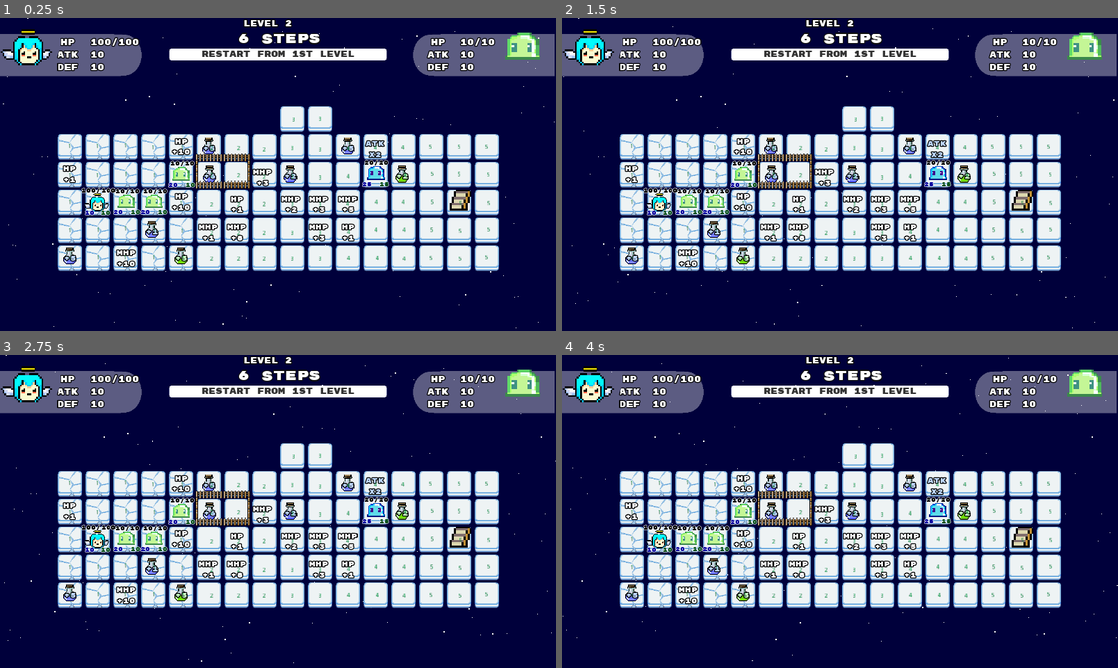
Above: before the commit, frames 1-4 (two rows, left to right).
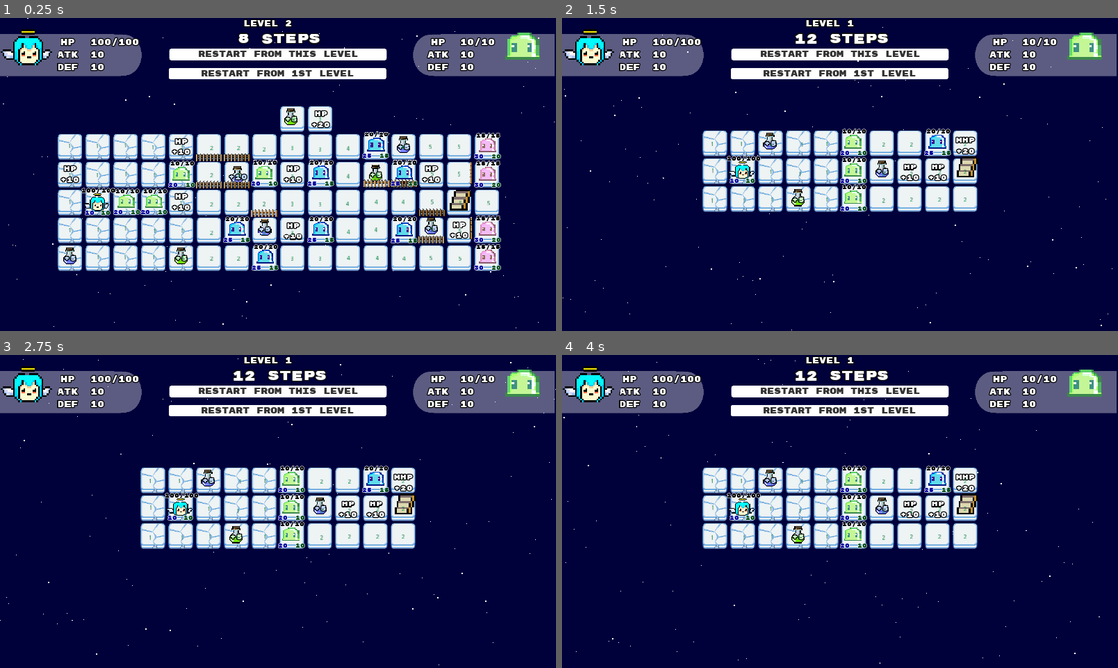
Above: after the commit, the same moments.

Repository: cle-cle-cle/Skys_the_Limit
Game: Godot game, scene res://game/code_source/levels/Level_1.tscn
Two runs of this game, one before a commit and one after it. Both use one fixed random seed, a clock stepped at 60 frames per second and the inputs below. This scene is started directly instead of the project's main scene.
Inputs (mouse positions are in pixels of both pictures, inside the frame that each line leads up to):
- Up to frame 1 (0.25 s): no input
- Up to frame 2 (1.5 s): click "Restart From 1st Level" at 0.5 s; click (840, 55) at 1.25 s, where only the run after the commit has a clickable "Restart From This Level"
- Up to frame 3 (2.75 s): click "Restart From 1st Level" at 2 s
- Up to frame 4 (4 s): click "Restart From 1st Level" at 2.75 s; click (840, 392) at 3.5 s, where only the run after the commit has a clickable "Restart From This Level"

The runs differ from the first frame. In frame 1, 7.1% of the frame differs, in the area x 10-91%, y 4-81%; in frame 2, 29%, in the area x 0-100%, y 0-100%; in frame 3, 29%; in frame 4, 29%.

Commit message:
level 1
更改
level 1 加进去了（除了围栏还不能用，宝箱/金币没做）
两个重开键可以用了，restart from this level会保存你在这局开始的数值

剩下的都是外观上的修改
改了背景
画了围栏的贴图，但是还没做出实际效果。
把atk和def暂时改成了药水。跟之前说的有区别，因为我后来想到大多数游戏好像食物都是hp，加攻防的会用宝石药水符文一类的。这个应该还会改，方案写在doc里了。

Diff:
--- a/game/code_source/UI.gd
+++ b/game/code_source/UI.gd
@@ -2,6 +2,29 @@
 
 
 onready var enemy_stats = $EnemyStats
+onready var restart_level_button = $RestartLevelButton
+onready var restart_game_button = $RestartGameButton
+
+
+# Save player stats from last level
+var saved_health = 100
+var saved_max_health = 100
+var saved_attack = 10
+var saved_defense = 10
+
+
+func _ready():
+	# save player stats in the begining of the game
+	save_player_stats()
+
+
+func save_player_stats():
+	# save player stats in the begining of the level, so we can revert back to this stat when restart level
+	saved_health = PlayerStats.health
+	saved_max_health = PlayerStats.max_health
+	saved_attack = PlayerStats.attack
+	saved_defense = PlayerStats.defense
+
 
 
 func update_enemy_stats_box(enemy):
@@ -9,3 +32,24 @@
 	$EnemyStats/EnemyStatsHBox/EnemyStatsVBox/HP.text = String(enemy.health) + "/" + String(enemy.max_health)
 	$EnemyStats/EnemyStatsHBox/EnemyStatsVBox/ATK.text = String(enemy.attack)
 	$EnemyStats/EnemyStatsHBox/EnemyStatsVBox/DEF.text = String(enemy.defense)
+
+
+func _on_RestartLevelButton_pressed():
+	# Reset All Player Stats to Saved Stats
+	PlayerStats.health = saved_health
+	PlayerStats.max_health = saved_max_health
+	PlayerStats.attack = saved_attack
+	PlayerStats.defense = saved_defense
+
+	get_tree().reload_current_scene()
+
+
+
+func _on_RestartGameButton_pressed():
+	# Reset All Player Stats
+	PlayerStats.health = 100
+	PlayerStats.max_health = 100
+	PlayerStats.attack = 10
+	PlayerStats.defense = 10
+
+	get_tree().change_scene("res://game/code_source/levels/Level_0.tscn")
--- a/game/code_source/UI.tscn
+++ b/game/code_source/UI.tscn
@@ -143,7 +143,6 @@
 
 [node name="RestartLevelButton" type="Button" parent="."]
 pause_mode = 2
-visible = false
 anchor_left = 0.5
 anchor_top = 1.0
 anchor_right = 0.5
@@ -170,10 +169,10 @@
 pause_mode = 2
 anchor_left = 0.5
 anchor_right = 0.5
-margin_left = -250.0
-margin_top = 71.0
-margin_right = 250.0
-margin_bottom = 97.0
+margin_left = -251.0
+margin_top = 115.0
+margin_right = 249.0
+margin_bottom = 141.0
 rect_min_size = Vector2( 500, 20 )
 custom_colors/font_color_disabled = Color( 0.2, 0.2, 0.2, 1 )
 custom_colors/font_color_focus = Color( 0.2, 0.2, 0.2, 1 )
@@ -191,10 +190,10 @@
 [node name="GameOverLabel" type="Label" parent="."]
 anchor_left = 0.5
 anchor_right = 0.5
-margin_left = -121.0
-margin_top = 104.0
-margin_right = 122.0
-margin_bottom = 144.0
+margin_left = -117.0
+margin_top = 155.0
+margin_right = 126.0
+margin_bottom = 195.0
 custom_colors/font_color = Color( 0.541176, 0.176471, 0.176471, 1 )
 custom_fonts/font = SubResource( 11 )
 text = "Game Over"
@@ -449,3 +448,6 @@
 autoplay = "wiggle"
 anims/RESET = SubResource( 14 )
 anims/wiggle = SubResource( 13 )
+
+[connection signal="pressed" from="RestartLevelButton" to="." method="_on_RestartLevelButton_pressed"]
+[connection signal="pressed" from="RestartGameButton" to="." method="_on_RestartGameButton_pressed"]
--- a/game/code_source/level.gd
+++ b/game/code_source/level.gd
@@ -8,7 +8,7 @@
 var remaining_steps = 0
 var steps = [
 	[12, 15], # level 0
-	[6, 4, 5, 2], # level 1
+	[8, 5, 3, 5, 9], # level 1
 	[4, 3, 5, 7, 1], # level 2
 	[], # level 3
 ]
@@ -22,7 +22,7 @@
 onready var ui = $UI
 onready var level_label = $UI/LevelLabel
 onready var turn_label = $UI/TurnLabel
-#onready var restart_level_button = $CanvasLayer/RestartLevelButton
+onready var restart_level_button = $UI/RestartLevelButton
 onready var restart_game_button = $UI/RestartGameButton
 onready var player_stats_h_box = $UI/PlayerStatsHBox
 onready var player_stats_v_box = $UI/PlayerStatsHBox/PlayerStatsVBox
@@ -76,6 +76,7 @@
 	actor.connect("step_consumed", self, "_on_Actor_step_consumed")
 	actor.connect("landed_on_new_pos", grid, "_on_Actor_landed_on_new_pos")
 	grid.connect("entered_stair", self, "_on_Grid_entered_stair")
+
 
 
 	# Fresh Turn
@@ -140,8 +141,8 @@
 		# hide everything in UI
 		level_label.hide()
 		turn_label.hide()
-#		restart_level_button.hide()
-		restart_game_button.hide()
+		ui.restart_level_button.hide()
+		ui.restart_game_button.hide()
 		player_stats_h_box.hide()
 		game_over_label.hide()
 		dialogue_container.hide()
@@ -159,9 +160,12 @@
 		player_stats_v_box.update_labels()
 
 		game_over_label.show()
-#		restart_level_button.show()
-		restart_game_button.show()
+		ui.restart_level_button.show()
+		ui.restart_game_button.show()
 		get_tree().paused = true
+
+
+
 
 
 # Update Level and Steps Labels
@@ -197,28 +201,6 @@
 	else:
 		grid.mark_collapsing_cell(current_turn)
 		remaining_steps = steps[current_level][current_turn]
-
-
-# Restart Level
-func _on_RestartButton_pressed():
-	# Reset All Player Stats
-	PlayerStats.health = 10
-	PlayerStats.max_health = 10
-	PlayerStats.attack = 10
-	PlayerStats.defense = 5
-
-	get_tree().reload_current_scene()
-
-
-# Restart Game
-func _on_RestartGameButton_pressed():
-	# Reset All Player Stats
-	PlayerStats.health = 10
-	PlayerStats.max_health = 10
-	PlayerStats.attack = 10
-	PlayerStats.defense = 5
-
-	get_tree().change_scene("res://game/code_source/levels/Level_0.tscn")
 
 
 
--- a/game/code_source/levels/Level_1.tscn
+++ b/game/code_source/levels/Level_1.tscn
@@ -78,7 +78,7 @@
 tile_set = ExtResource( 12 )
 cell_custom_transform = Transform2D( 1, 0, 0, 1, 0, 0 )
 format = 1
-tile_data = PoolIntArray( 196618, 2, 0, 196619, 2, 0, 262146 …(172 unchanged characters)…  0, 262159, 2, 0, 262160, 2, 0, 262161, 2, 0, 327682, 2, 0, 327683, 2, 0, 327684, …(861 unchanged characters)…
+tile_data = PoolIntArray( 196618, 2, 0, 196619, 2, 0, 262146 …(172 unchanged characters)…  0, 262159, 2, 0, 262160, 2, 0, 262161, 3, 0, 327682, 2, 0, 327683, 2, 0, 327684, …(861 unchanged characters)…
 script = ExtResource( 14 )
 
 [node name="CollapseSpriteContainer" type="Node2D" parent="Grid"]
@@ -92,11 +92,6 @@
 [node name="Actor" parent="Grid" instance=ExtResource( 2 )]
 position = Vector2( 223, 414 )
 
-[node name="BlueSlime" parent="Grid" instance=ExtResource( 11 )]
-position = Vector2( 865, 348 )
-type = 3
-enemy_type = 1
-
 [node name="GreenSlime" parent="Grid" instance=ExtResource( 11 )]
 position = Vector2( 292, 413 )
 type = 3
@@ -109,84 +104,114 @@
 position = Vector2( 418, 350 )
 type = 3
 
-[node name="ATK_10" parent="Grid" instance=ExtResource( 9 )]
-position = Vector2( 289, 539 )
+[node name="GreenSlime4" parent="Grid" instance=ExtResource( 11 )]
+position = Vector2( 609, 347 )
+type = 3
+
+[node name="BlueSlime" parent="Grid" instance=ExtResource( 11 )]
+position = Vector2( 738, 347 )
+type = 3
+enemy_type = 1
+
+[node name="BlueSlime2" parent="Grid" instance=ExtResource( 11 )]
+position = Vector2( 738, 477 )
+type = 3
+enemy_type = 1
+
+[node name="BlueSlime3" parent="Grid" instance=ExtResource( 11 )]
+position = Vector2( 545, 477 )
+type = 3
+enemy_type = 1
+
+[node name="BlueSlime4" parent="Grid" instance=ExtResource( 11 )]
+position = Vector2( 610, 541 )
+type = 3
+enemy_type = 1
+
+[node name="BlueSlime5" parent="Grid" instance=ExtResource( 11 )]
+position = Vector2( 865, 283 )
+type = 3
+enemy_type = 1
+
+[node name="BlueSlime6" parent="Grid" instance=ExtResource( 11 )]
+position = Vector2( 930, 347 )
+type = 3
+enemy_type = 1
+
+[node name="BlueSlime7" parent="Grid" instance=ExtResource( 11 )]
+position = Vector2( 930, 478 )
+type = 3
+enemy_type = 1
+
+[node name="PinkSlime" parent="Grid" instance=ExtResource( 11 )]
+position = Vector2( 1122, 285 )
+type = 3
+enemy_type = 2
+
+[node name="PinkSlime2" parent="Grid" instance=ExtResource( 11 )]
+position = Vector2( 1122, 350 )
+type = 3
+enemy_type = 2
+
+[node name="PinkSlime3" parent="Grid" instance=ExtResource( 11 )]
+position = Vector2( 1122, 476 )
+type = 3
+enemy_type = 2
+
+[node name="PinkSlime4" parent="Grid" instance=ExtResource( 11 )]
+position = Vector2( 1122, 541 )
+type = 3
+enemy_type = 2
+
+[node name="HP_20" parent="Grid" instance=ExtResource( 9 )]
+position = Vector2( 737, 219 )
+upgrade_type = 0
+value = 20
+
+[node name="DEF_1" parent="Grid" instance=ExtResource( 9 )]
+position = Vector2( 546, 354 )
+upgrade_type = 2
 value = 10
-
-[node name="ATK_1" parent="Grid" instance=ExtResource( 9 )]
-position = Vector2( 477, 480 )
-
-[node name="ATK_2" parent="Grid" instance=ExtResource( 9 )]
-position = Vector2( 668, 415 )
-value = 2
-
-[node name="ATK_8" parent="Grid" instance=ExtResource( 9 )]
-position = Vector2( 544, 480 )
-value = 8
-
-[node name="ATK_3_a" parent="Grid" instance=ExtResource( 9 )]
-position = Vector2( 732, 480 )
-value = 3
-
-[node name="ATK_3_b" parent="Grid" instance=ExtResource( 9 )]
-position = Vector2( 732, 415 )
-value = 3
-
-[node name="ATK_5" parent="Grid" instance=ExtResource( 9 )]
-position = Vector2( 800, 415 )
-value = 5
-
-[node name="ATK_M_2" parent="Grid" instance=ExtResource( 9 )]
-position = Vector2( 925, 353 )
-upgrade_type = 3
-value = 2
-
-[node name="DEF_1" parent="Grid" instance=ExtResource( 9 )]
-position = Vector2( 349, 480 )
-upgrade_type = 2
 
 [node name="DEF_2" parent="Grid" instance=ExtResource( 9 )]
 position = Vector2( 416, 541 )
 upgrade_type = 3
 value = 5
 
-[node name="DEF_5" parent="Grid" instance=ExtResource( 9 )]
-position = Vector2( 480, 288 )
-upgrade_type = 2
-value = 5
-
 [node name="ATK_1a" parent="Grid" instance=ExtResource( 9 )]
 position = Vector2( 160, 541 )
 upgrade_type = 2
 value = 5
 
-[node name="ATK_6a" parent="Grid" instance=ExtResource( 9 )]
-position = Vector2( 482, 353 )
-upgrade_type = 2
-value = 6
-
-[node name="ATK_3" parent="Grid" instance=ExtResource( 9 )]
-position = Vector2( 603, 353 )
-value = 3
-
-[node name="DEF_2a" parent="Grid" instance=ExtResource( 9 )]
-position = Vector2( 668, 353 )
-upgrade_type = 2
-value = 2
-
-[node name="DEF_5a" parent="Grid" instance=ExtResource( 9 )]
-position = Vector2( 800, 288 )
+[node name="ATK_5a" parent="Grid" instance=ExtResource( 9 )]
+position = Vector2( 609, 475 )
 upgrade_type = 2
 value = 5
 
-[node name="DEF_M_2" parent="Grid" instance=ExtResource( 9 )]
-position = Vector2( 862, 288 )
-upgrade_type = 4
-value = 2
+[node name="ATK_5b" parent="Grid" instance=ExtResource( 9 )]
+position = Vector2( 928, 285 )
+upgrade_type = 2
+value = 5
+
+[node name="ATK_5c" parent="Grid" instance=ExtResource( 9 )]
+position = Vector2( 992, 472 )
+upgrade_type = 2
+value = 5
+
+[node name="DEF_5b" parent="Grid" instance=ExtResource( 9 )]
+position = Vector2( 669, 221 )
+upgrade_type = 3
+value = 5
+
+[node name="DEF_5a" parent="Grid" instance=ExtResource( 9 )]
+position = Vector2( 864, 350 )
+upgrade_type = 3
+value = 5
 
 [node name="HP_10a" parent="Grid" instance=ExtResource( 9 )]
 position = Vector2( 159, 345 )
 upgrade_type = 0
+value = 10
 
 [node name="HP_10b" parent="Grid" instance=ExtResource( 9 )]
 position = Vector2( 415, 282 )
@@ -198,13 +223,25 @@
 upgrade_type = 0
 value = 10
 
-[node name="HP_3" parent="Grid" instance=ExtResource( 9 )]
-position = Vector2( 544, 415 )
+[node name="HP_10d" parent="Grid" instance=ExtResource( 9 )]
+position = Vector2( 673, 345 )
 upgrade_type = 0
-
-[node name="HP_4" parent="Grid" instance=ExtResource( 9 )]
-position = Vector2( 800, 480 )
+value = 10
+
+[node name="HP_10e" parent="Grid" instance=ExtResource( 9 )]
+position = Vector2( 673, 476 )
 upgrade_type = 0
+value = 10
+
+[node name="HP_10f" parent="Grid" instance=ExtResource( 9 )]
+position = Vector2( 992, 345 )
+upgrade_type = 0
+value = 10
+
+[node name="HP_10_g" parent="Grid" instance=ExtResource( 9 )]
+position = Vector2( 1056, 474 )
+upgrade_type = 0
+value = 10
 
 [node name="Stair" type="Node2D" parent="Grid"]
 position = Vector2( 1059, 406 )
@@ -233,13 +270,32 @@
 texture = ExtResource( 15 )
 
 [node name="Sprite5" type="Sprite" parent="Grid/Fences"]
-position = Vector2( 544, 350 )
+position = Vector2( 1055, 353 )
 texture = ExtResource( 16 )
 
 [node name="Sprite6" type="Sprite" parent="Grid/Fences"]
-position = Vector2( 480, 350 )
+position = Vector2( 1056, 480 )
 texture = ExtResource( 16 )
-flip_h = true
+
+[node name="Sprite7" type="Sprite" parent="Grid/Fences"]
+position = Vector2( 607, 421 )
+texture = ExtResource( 15 )
+
+[node name="Sprite8" type="Sprite" parent="Grid/Fences"]
+position = Vector2( 866, 353 )
+texture = ExtResource( 15 )
+
+[node name="Sprite9" type="Sprite" parent="Grid/Fences"]
+position = Vector2( 929, 353 )
+texture = ExtResource( 15 )
+
+[node name="Sprite10" type="Sprite" parent="Grid/Fences"]
+position = Vector2( 993, 420 )
+texture = ExtResource( 15 )
+
+[node name="Sprite11" type="Sprite" parent="Grid/Fences"]
+position = Vector2( 992, 482 )
+texture = ExtResource( 15 )
 
 [node name="CollapseOrder" type="Node2D" parent="Grid"]
 
--- a/game/code_source/pawns/enemy.gd
+++ b/game/code_source/pawns/enemy.gd
@@ -65,6 +65,11 @@
 			max_health = 20
 			attack = 25
 			defense = 15
+		ENEMY_TYPES.PINK:
+			health = 15
+			max_health = 15
+			attack = 30
+			defense = 20
 		ENEMY_TYPES.BOSS:
 			health = 999
 			max_health = 999
